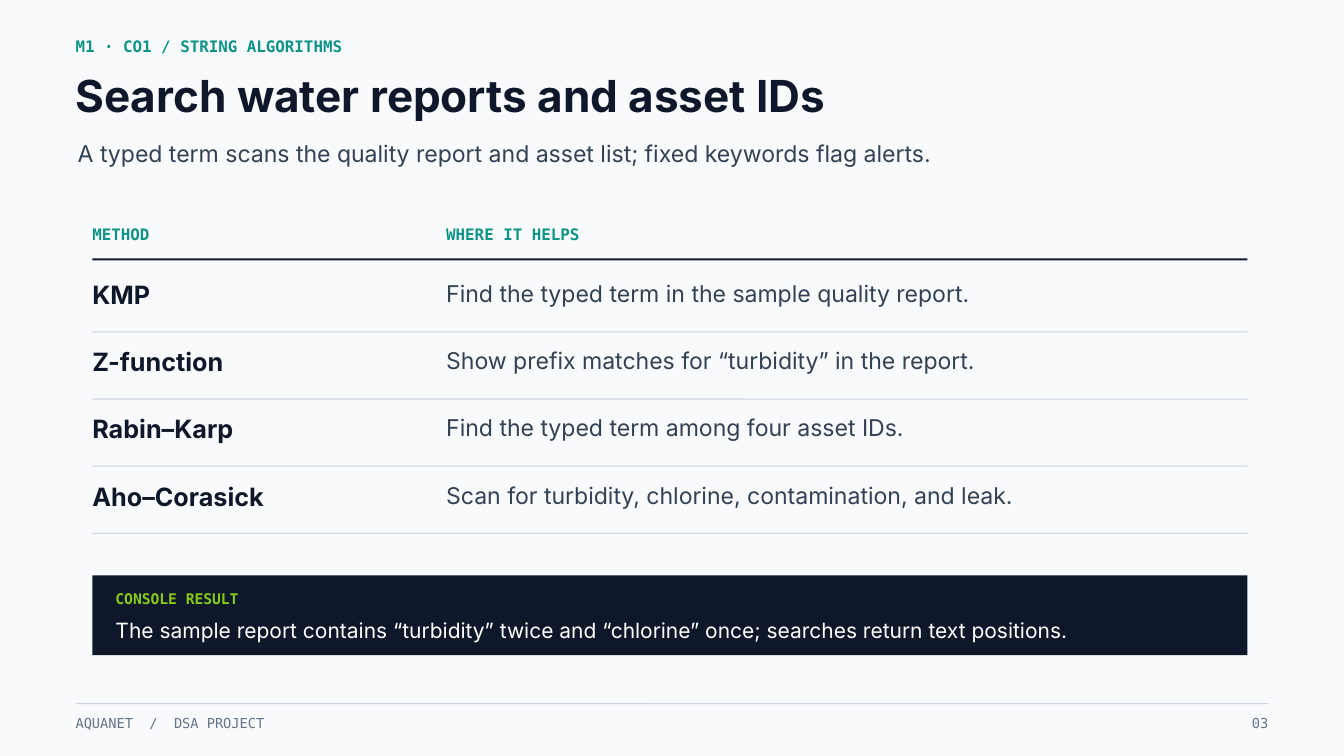
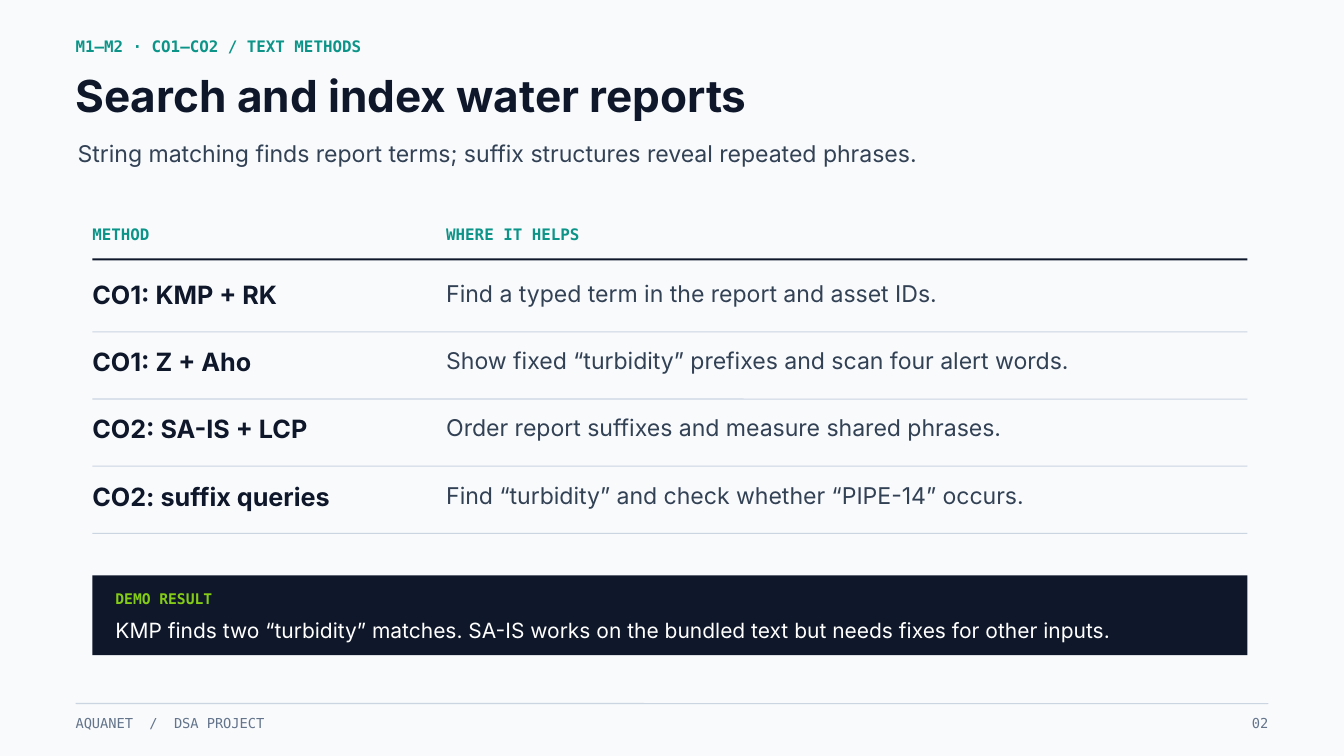
Before and after one commit to yashwanth-1729/aqua-net, a slide deck: slide 2 of presentation/AquaNet_DSA_Project_Presentation.pptx (slide 3 before the commit). Drawn at 1344x756 pixels with LibreOffice and Linux fonts; fonts in the diff are those of the drawing. Boxes give left, top, right and bottom in pixels: in the first picture for what was removed or moved away, otherwise in the second. Text is boxed around its words. In the diff, an @@ line names an element or a change of style, - is before the commit and + after.

```diff
--- a/presentation/AquaNet_DSA_Project_Presentation.pptx
+++ b/presentation/AquaNet_DSA_Project_Presentation.pptx
@@ text at (76, 40, 361, 53): text changed @@
-M1 · CO1 / STRING ALGORITHMS
+M1–M2 · CO1–CO2 / TEXT METHODS
@@ text at (76, 78, 747, 121): text changed @@
-Search water reports and asset IDs
+Search and index water reports
@@ text at (78, 144, 917, 167): text changed @@
-A typed term scans the quality report and asset list; fixed keywords flag alerts.
+String matching finds report terms; suffix structures reveal repeated phrases.
@@ text at (92, 285, 277, 305): text changed @@
-KMP
+CO1: KMP + RK
@@ text at (446, 284, 937, 307): text changed @@
-Find the typed term in the sample quality report.
+Find a typed term in the report and asset IDs.
@@ text at (92, 352, 251, 372): text changed @@
-Z-function
+CO1: Z + Aho
@@ text at (446, 351, 1068, 374): text changed @@
-Show prefix matches for “turbidity” in the report.
+Show fixed “turbidity” prefixes and scan four alert words.
@@ text at (92, 419, 307, 439): text changed @@
-Rabin–Karp
+CO2: SA-IS + LCP
@@ text at (446, 418, 1001, 441): text changed @@
-Find the typed term among four asset IDs.
+Order report suffixes and measure shared phrases.
@@ text at (92, 486, 330, 511): text changed @@
-Aho–Corasick
+CO2: suffix queries
@@ text at (446, 486, 1024, 509): text changed @@
-Scan for turbidity, chlorine, contamination, and leak.
+Find “turbidity” and check whether “PIPE-14” occurs.
@@ text at (115, 593, 212, 604): text changed @@
-CONSOLE RESULT
+DEMO RESULT
@@ text at (115, 622, 1109, 643): text changed @@
-The sample report contains “turbidity” twice and “chlorine” once; searches return text positions.
+KMP finds two “turbidity” matches. SA-IS works on the bundled text but needs fixes for other inputs.
@@ text at (1252, 718, 1268, 728): text changed @@
-03
+02
```
Also in this commit, not shown: 5 other slides changed, 4 slides removed.
